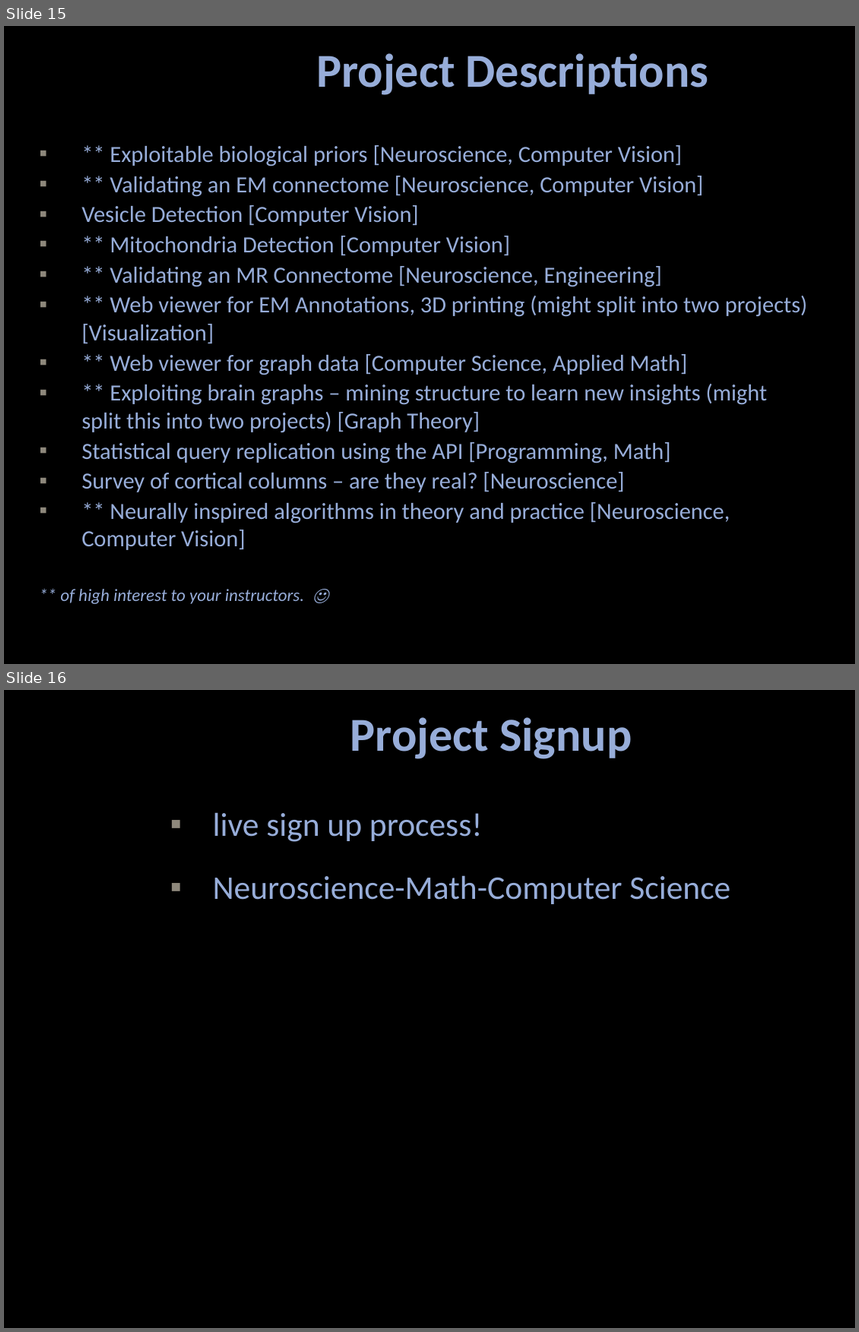
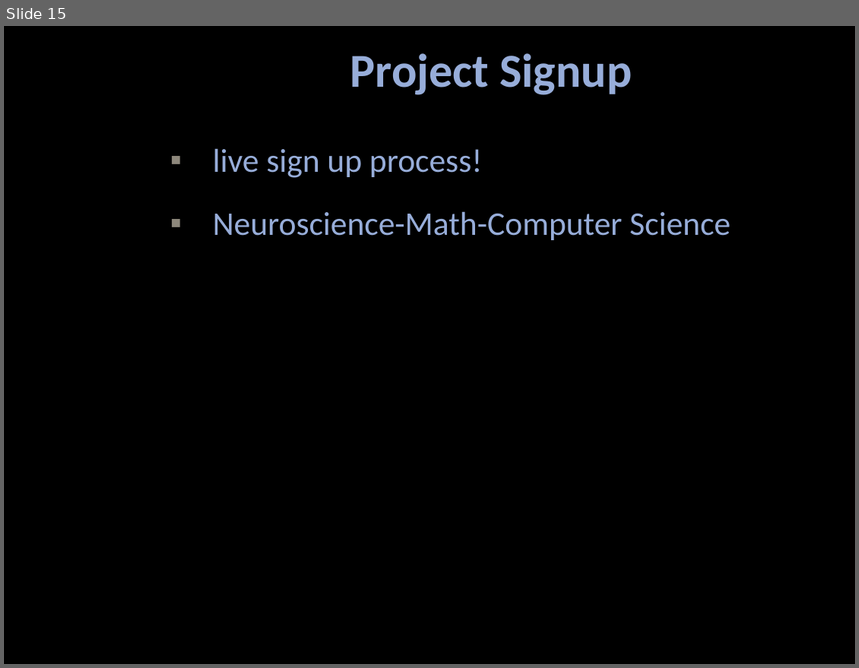
Before and after one commit to wrgr/intro-connectomics, a slide deck: class_materials/class1/Class01_IntroConnectomics_2016.pptx. Shown one above the other, each under a label of ours: slides 15 and 16 before the commit, slide 15 after it. The pictures are 859x1332 and 859x668 pixels, drawn with LibreOffice and Linux fonts; fonts in the diff are those of the drawing; background and template pictures are left out. Boxes give left, top, right and bottom in pixels: in the first picture for what was removed or moved away, otherwise in the second. Text is boxed around its words. In the diff, an @@ line names an element or a change of style, - is before the commit and + after.

Commit message:
updating intro slides

```diff
--- a/class_materials/class1/Class01_IntroConnectomics_2016.pptx
+++ b/class_materials/class1/Class01_IntroConnectomics_2016.pptx
@@ slide 15 removed at (4,26,855,664), background #000000 @@
@@ title removed at (316,53,709,95) @@
-Project Descriptions
@@ text removed at (60,145,808,604) @@
-▪ ** Exploitable biological priors [Neuroscience, Computer Vision]
-▪ ** Validating an EM connectome [Neuroscience, Computer Vision]
-▪ Vesicle Detection [Computer Vision]
-▪ ** Mitochondria Detection [Computer Vision]
-▪ ** Validating an MR Connectome [Neuroscience, Engineering]
-▪ ** Web viewer for EM Annotations, 3D printing (might split into two projects) [Visualization]
-▪ ** Web viewer for graph data [Computer Science, Applied Math]
-▪ ** Exploiting brain graphs – mining structure to learn new insights (might split this into two projects) [Graph Theory]
-▪ Statistical query replication using the API [Programming, Math]
-▪ Survey of cortical columns – are they real? [Neuroscience]
-▪ ** Neurally inspired algorithms in theory and practice [Neuroscience, Computer Vision]
-** of high interest to your instructors. ☺
@@ what was slide 16 is now slide 15 @@
```
